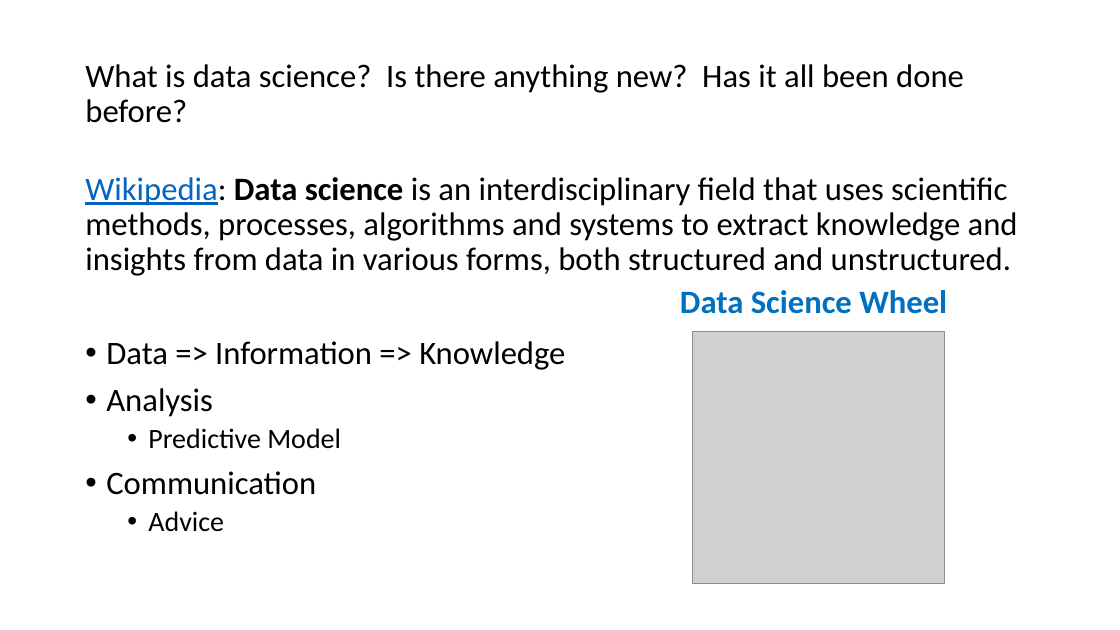
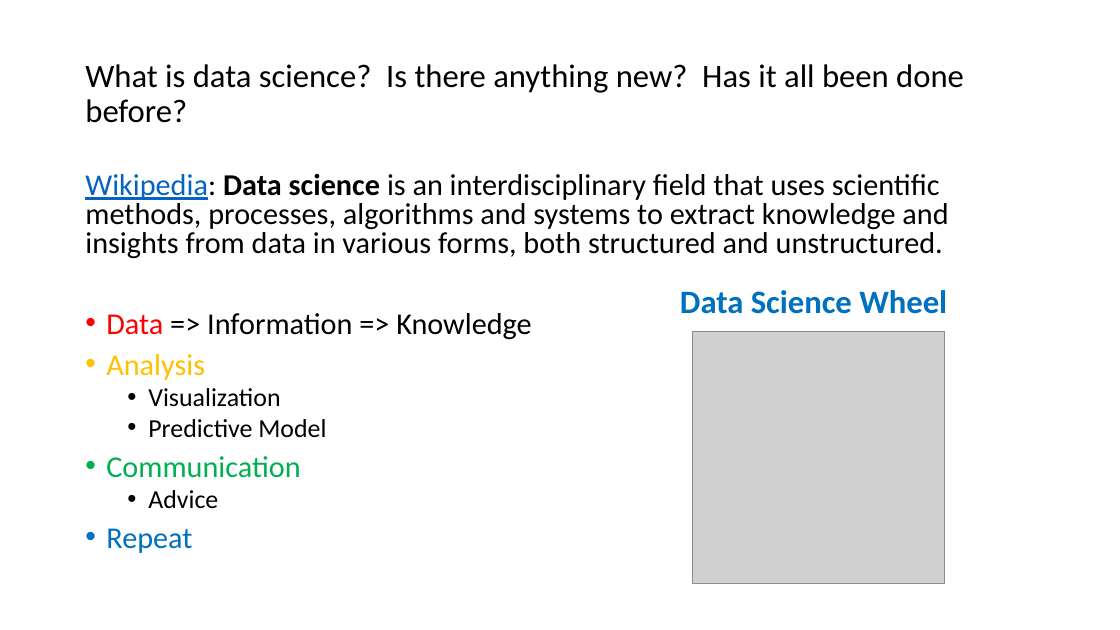
Before and after one commit to codeAligned/rw, a slide deck: slide 5 of dm1/minitalks/ron/knowing_ds/know_ds_rn.pptx. Drawn at 1120x630 pixels with LibreOffice and Linux fonts; fonts in the diff are those of the drawing; grey boxes stand for pictures. Boxes give left, top, right and bottom in pixels: in the first picture for what was removed or moved away, otherwise in the second. Text is boxed around its words. In the diff, an @@ line names an element or a change of style, - is before the commit and + after.

```diff
--- a/dm1/minitalks/ron/knowing_ds/know_ds_rn.pptx
+++ b/dm1/minitalks/ron/knowing_ds/know_ds_rn.pptx
@@ text at (x1=85, y1=174, x2=948, y2=508): size 28 to 25.9 pt in "Wikipedia: Data science is an interdisciplinary field ...", "Data => Information => Knowledge", "Analysis", "Communication"; text colour #000000 to #FF0000 in "Data"; text colour #000000 to #FFC000 in "Analysis"; size 24 to 22.2 pt in "Predictive Model", "Advice"; text colour #000000 to #00B050 in "Communication"; line spacing 0.9 to 0.8 @@
@@ text at (x1=148, y1=388, x2=280, y2=407): paragraph added @@
+  • Visualization
@@ text at (x1=106, y1=528, x2=192, y2=553): paragraph added @@
+• Repeat
```
Also in this commit, not shown: 2 other slides changed, 5 slides added, 5 other files.
